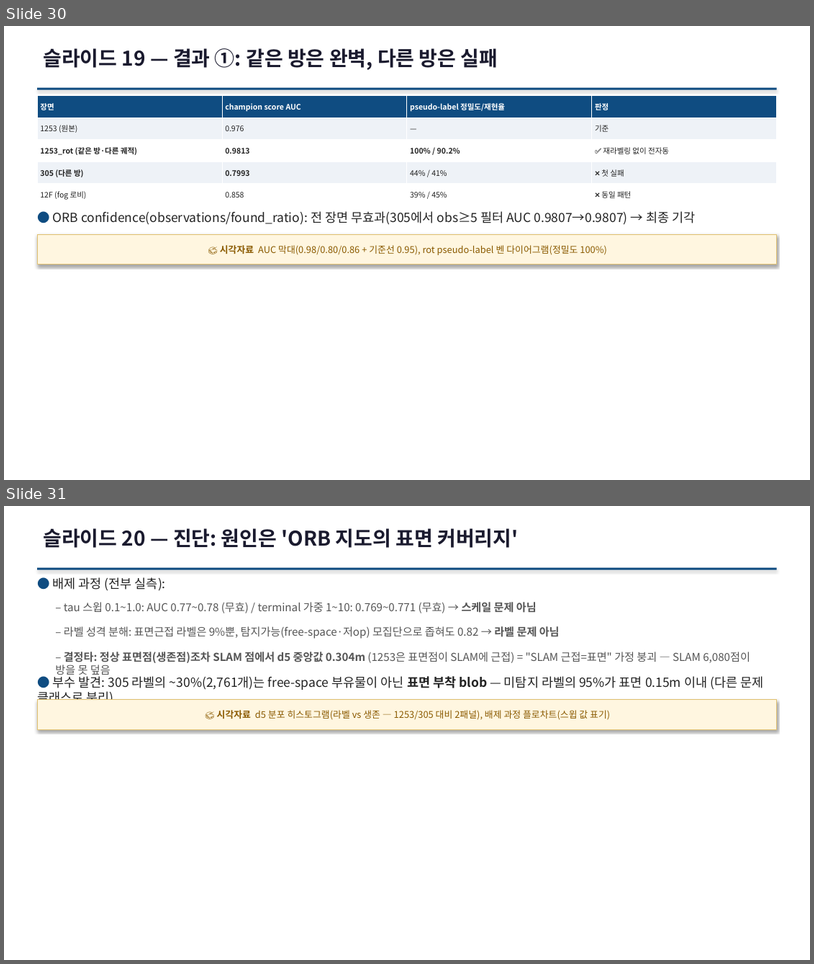
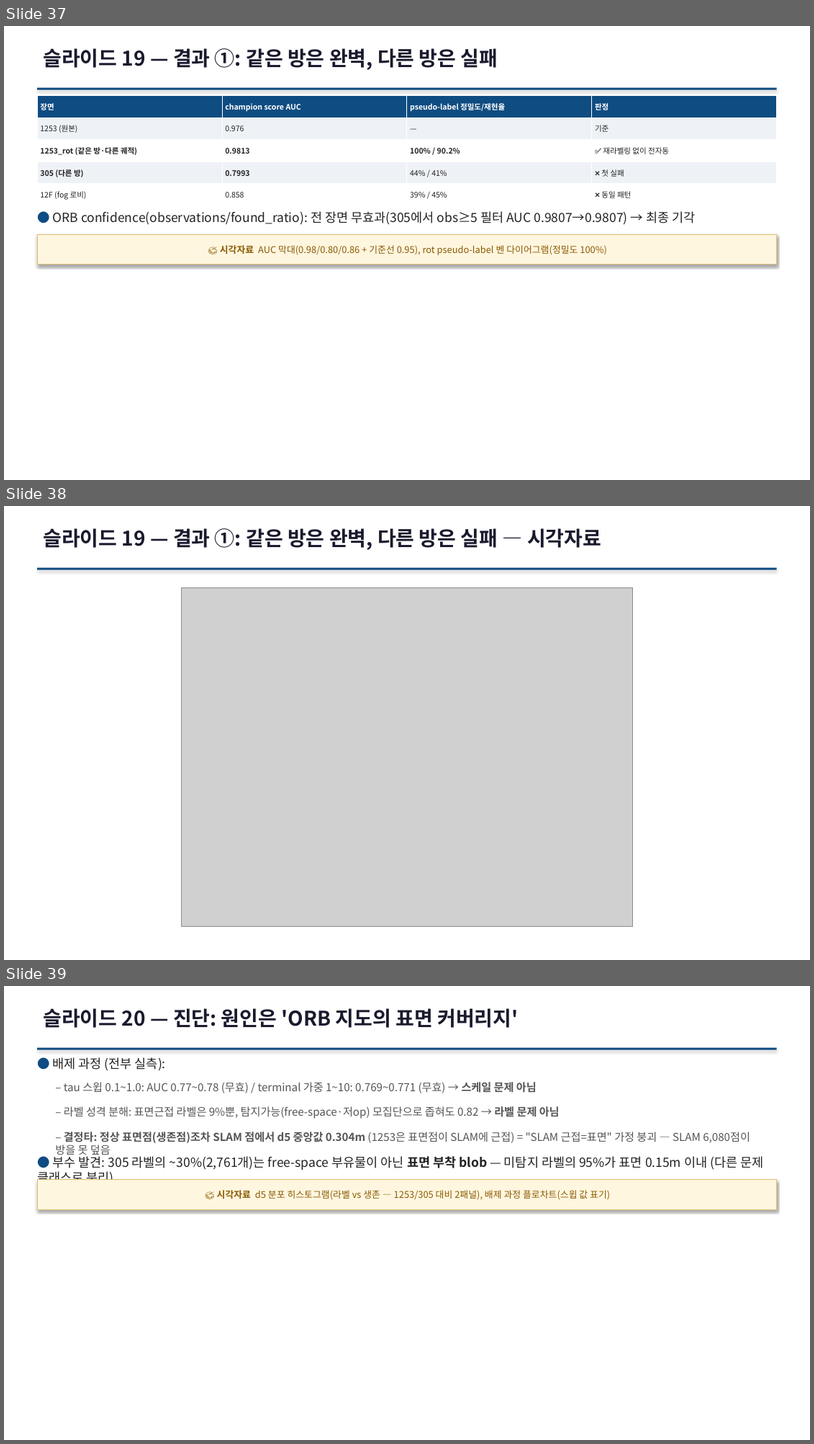
Before and after one commit to sawo0150/gs_floaterLab, a slide deck: context/ppt/gs_floater_deck.pptx. Shown one above the other, each under a label of ours: slides 30 and 31 before the commit, slides 37, 38 and 39 after it. The pictures are 814x964 and 814x1444 pixels, drawn with LibreOffice and Linux fonts; fonts in the diff are those of the drawing; grey boxes stand for pictures. Boxes give left, top, right and bottom in pixels: in the first picture for what was removed or moved away, otherwise in the second. Text is boxed around its words. In the diff, an @@ line names an element or a change of style, - is before the commit and + after.

```diff
--- a/context/ppt/gs_floater_deck.pptx
+++ b/context/ppt/gs_floater_deck.pptx
@@ slide 38 added at <box>4,506,810,960</box>, background #FFFFFF @@
@@ text added at <box>43,528,602,550</box>, 24 pt, text #1A1A2E, bold @@
+슬라이드 19 — 결과 ①: 같은 방은 완벽, 다른 방은 실패 — 시각자료
@@ rectangle added at <box>37,568,777,569</box>, fill #0F4C81 @@
@@ picture added at <box>181,587,633,926</box> @@
@@ what was slide 30 is now slide 37 @@
@@ what was slide 31 is now slide 39 @@
```
Also in this commit, not shown: 12 other slides added, 20 other files.
